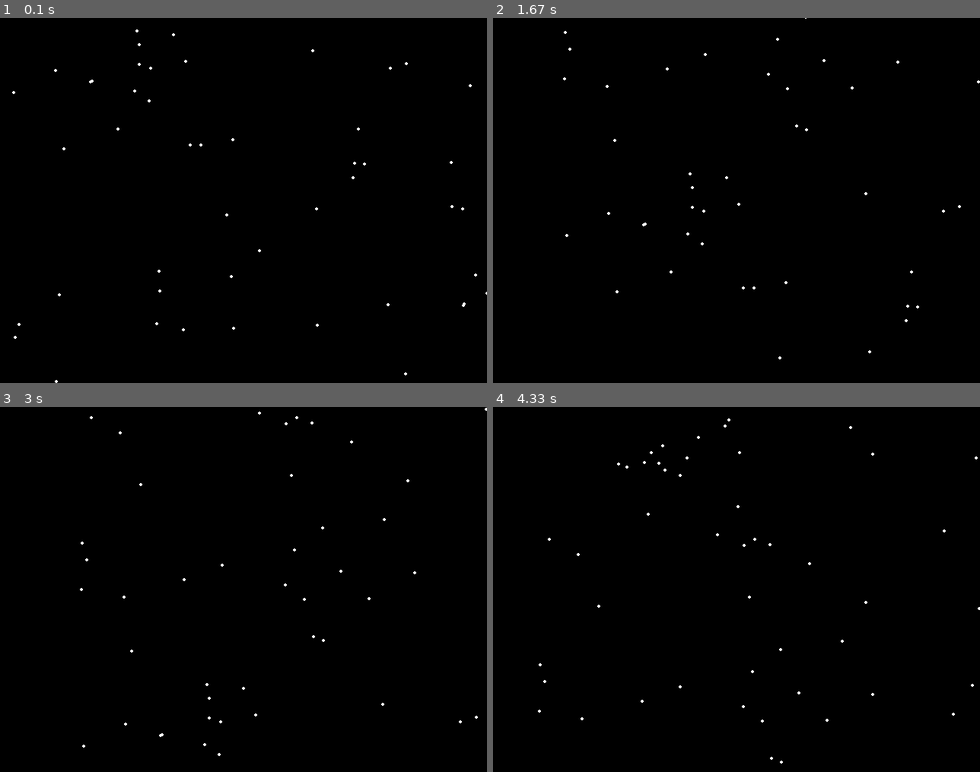
Above: before the commit, frames 1-4 (two rows, left to right).
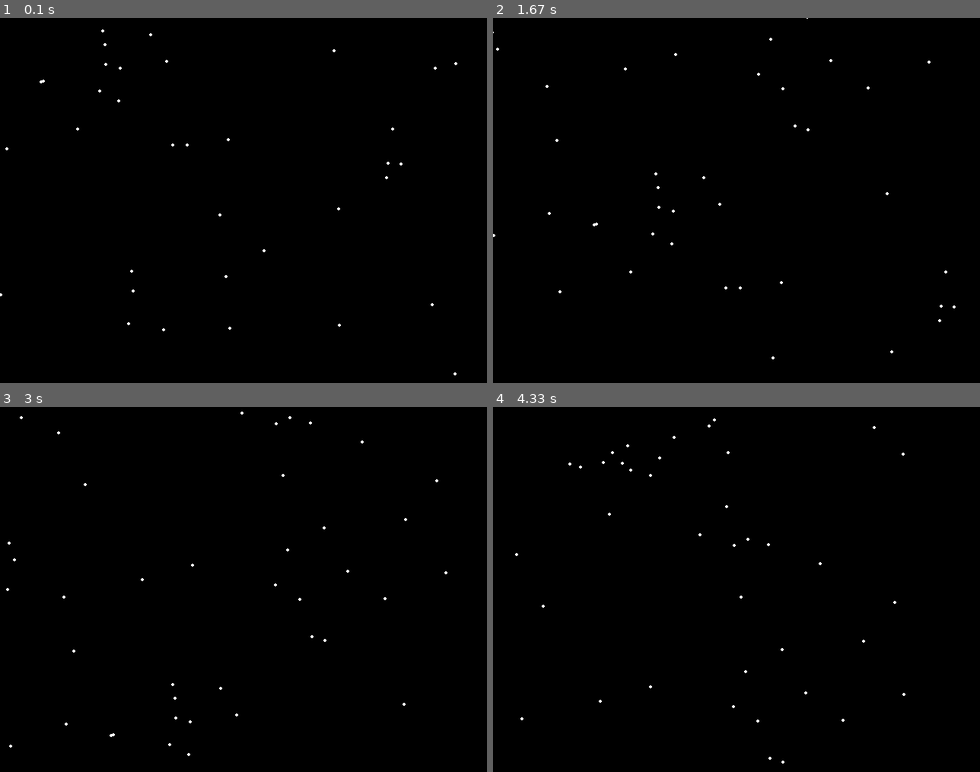
Above: after the commit, the same moments.

Repository: MasterScott/python-learning-experiments
Game: pygame game, started from pygametest2-snow.py
Same seed, same stepped clock (60 frames per second), same inputs: the game is played once before the commit and once after it.
Inputs:
- Up to frame 1 (0.1 s): no input
- Up to frame 2 (1.67 s): no input
- Up to frame 3 (3 s): no input
- Up to frame 4 (4.33 s): no input

The runs differ from the first frame. In frame 1, 0.3% of the frame differs, in the area x 0-100%, y 3-100%; in frame 2, 0.3%; in frame 3, 0.3%; in frame 4, 0.3%, in the area x 4-100%, y 3-98%.

Commit message:
Cleanup
* Clarified the code that adds the wind offset.
* Made the wind strength a variable. Now you can set it for different
horizontal movement speeds.

Diff:
--- a/pygametest2-snow.py
+++ b/pygametest2-snow.py
@@ -34,8 +34,12 @@
 
 	# Create a list of 50 points (the snowflakes)
 	snow_list = []
+
+	# Arbitrary value. Determines how fast the snow blows horizontally.
+	wind_strength = 100
+
 	for i in range(50):
-		x = random.randrange(0, SCREENSIZE[0])
+		x = random.randrange(-wind_strength, SCREENSIZE[0] + wind_strength)
 		y = random.randrange(0, SCREENSIZE[1])
 		snow_list.append([x, y])
 
@@ -57,18 +61,18 @@
 		if cycle > 2 * PI:		# Reset it after one complete revolution (one sin cycle)
 			cycle = 0
 
-		wind = int(100 * math.sin(cycle))	# wind blows back and forth
+		wind = int(wind_strength * math.sin(cycle))	# wind blows back and forth
 
 		# Process each snowflake in the list
 		for i in range(len(snow_list)):
 
+			# Apply the wind offset to the x value just before drawing,
+			# but leave the y value as-is for now
+			final_x = snow_list[i][0] + wind
+			final_y = snow_list[i][1]
+
 			# Draw the snowflake
-			# This line sneakily employs matrix addition to sum the wind variable
-			# to the x value of every snowflake. There is probably a
-			# clearer way of coding this!
-			# It is messy because I went beyond the book and threw in the
-			# sin function on my own.
-			pygame.draw.circle(screen, WHITE, [snow_list[i][0] + wind, snow_list[i][1]], 2)
+			pygame.draw.circle(screen, WHITE, [final_x, final_y], 2)
 
 			# Now move the flake
 			snow_list[i][1] += 2	# move it 2 pixels down
@@ -77,7 +81,7 @@
 			if snow_list[i][1] > SCREENSIZE[1]:
 				# Randomize a new starting point just above the top
 				y = random.randrange(-50, -10)
-				x = random.randrange(0, SCREENSIZE[0])		# Don't go beyond the screen
+				x = random.randrange(-wind_strength, SCREENSIZE[0] + wind_strength)
 				snow_list[i] = [x, y]
 
 		# Flip the screen to display all the new drawing
